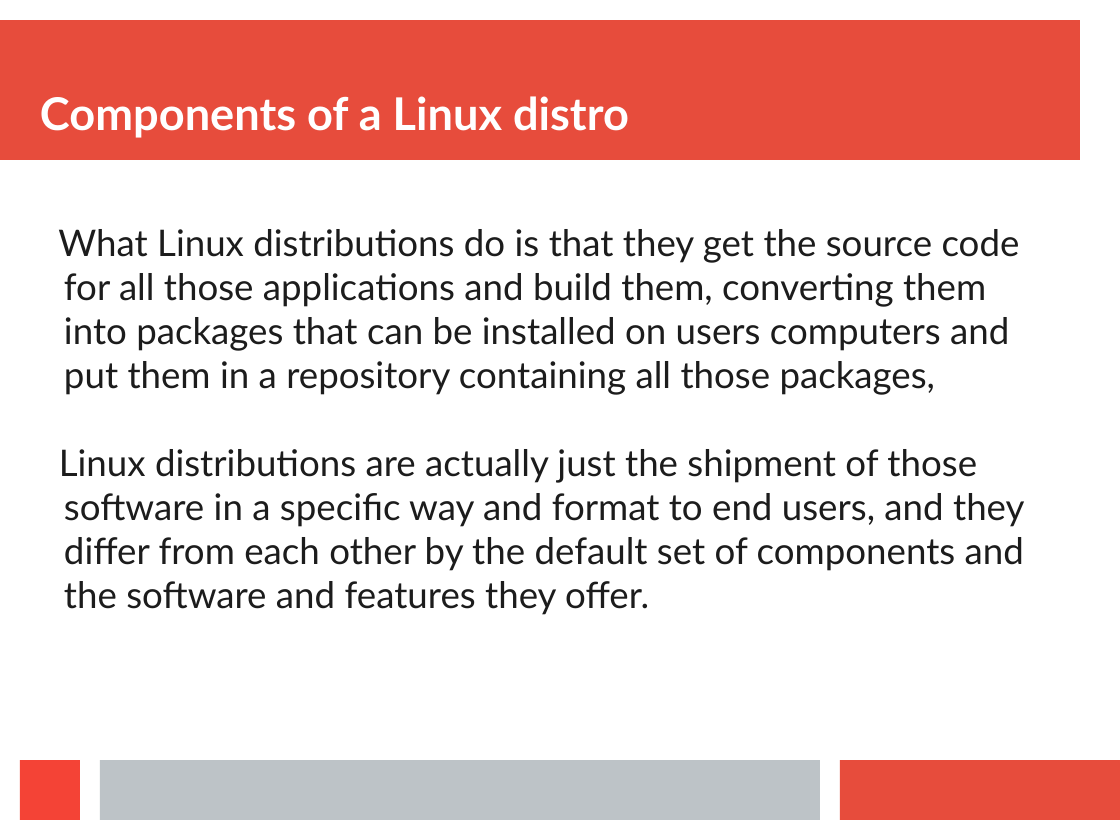
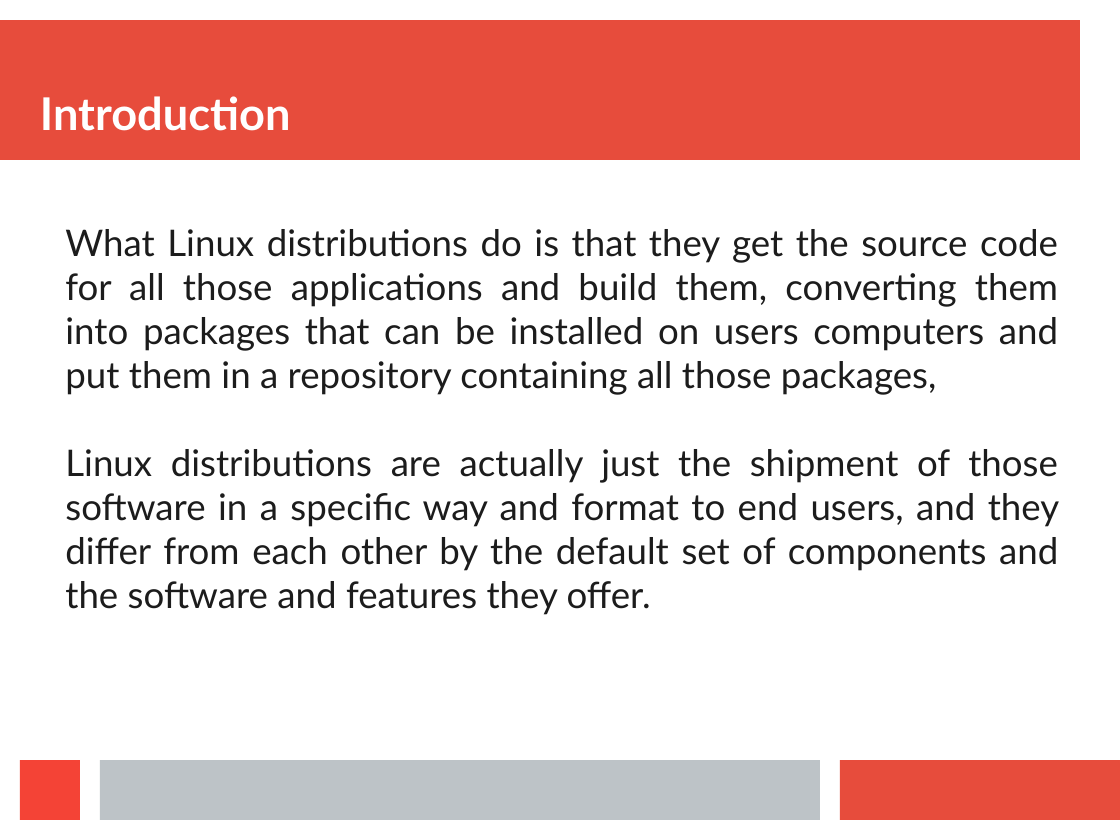
Before and after one commit to anand-k/EmbeddedSw, a slide deck: slide 3 of Learn_Linux/Components_linux_distro.pptx (slide 2 before the commit). Drawn at 1120x840 pixels with LibreOffice and Linux fonts; fonts in the diff are those of the drawing. Boxes give left, top, right and bottom in pixels: in the first picture for what was removed or moved away, otherwise in the second. Text is boxed around its words. In the diff, an @@ line names an element or a change of style, - is before the commit and + after.

Commit message:
Components of a Linux distro ppt

```diff
--- a/Learn_Linux/Components_linux_distro.pptx
+++ b/Learn_Linux/Components_linux_distro.pptx
@@ text at <box>40,96,290,131</box>: text changed @@
-Components of a Linux distro
+Introduction
@@ text "What Linux distributions do is ..." at <box>65,229,1059,615</box>: alignment left to justified; indent changed @@
```
Also in this commit, not shown: 7 other slides changed, 17 slides added, 1 slide removed.
